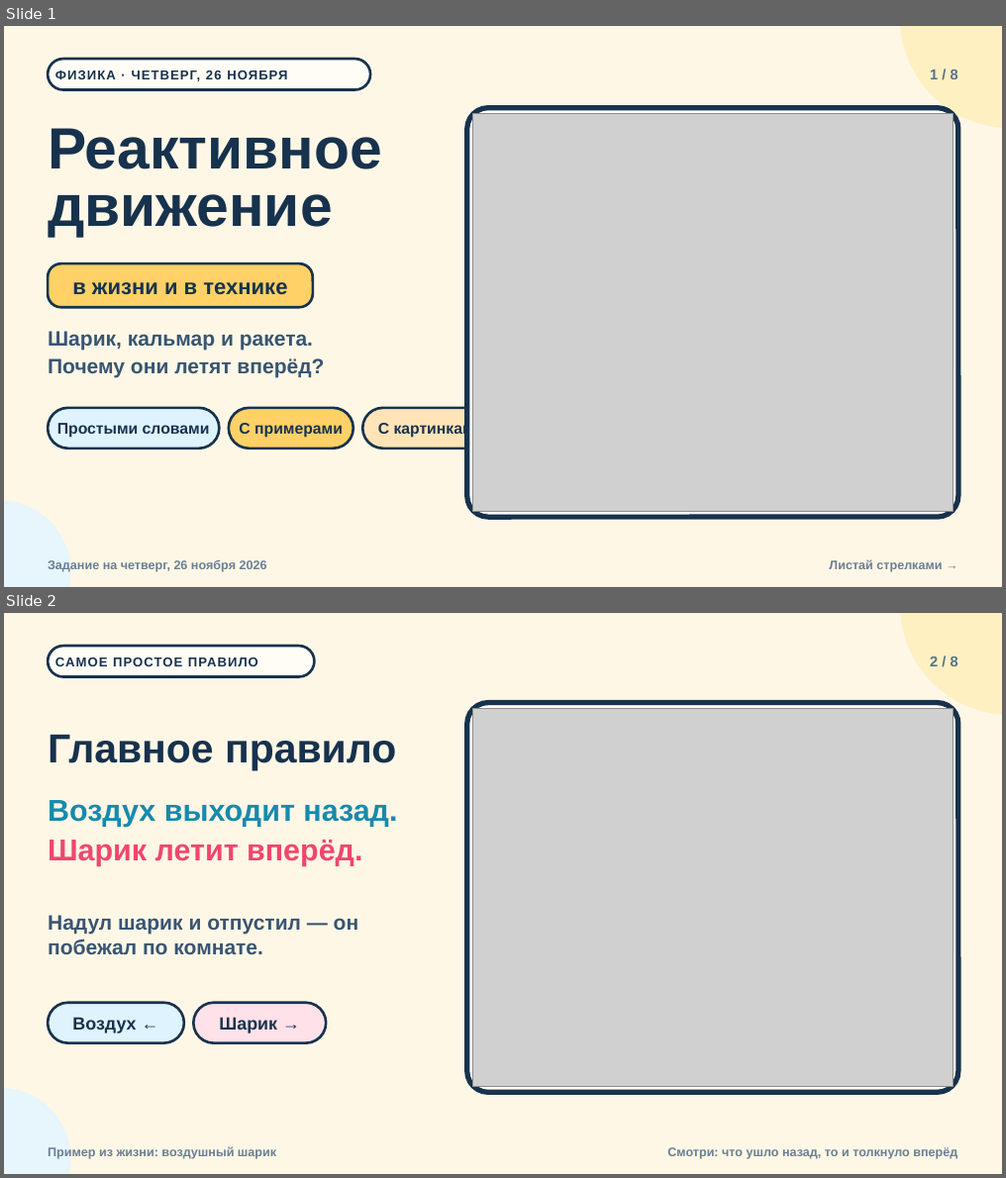
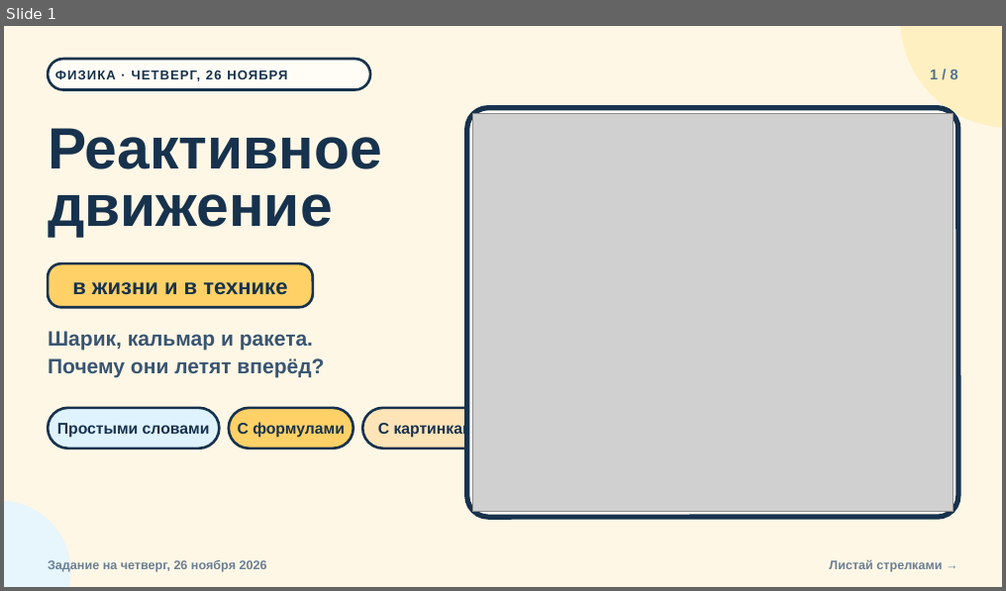
Before and after one commit to NexoMessenger/NexoMessenger, a slide deck: presentations/reaktivnoe-dvizhenie/reaktivnoe-dvizhenie.pptx. Shown one above the other, each under a label of ours: slides 1 and 2 before the commit, slide 1 after it. The pictures are 1006x1178 and 1006x591 pixels, drawn with LibreOffice and Linux fonts; fonts in the diff are those of the drawing; grey boxes stand for pictures. Boxes give left, top, right and bottom in pixels: in the first picture for what was removed or moved away, otherwise in the second. Text is boxed around its words. In the diff, an @@ line names an element or a change of style, - is before the commit and + after.

```diff
--- a/presentations/reaktivnoe-dvizhenie/reaktivnoe-dvizhenie.pptx
+++ b/presentations/reaktivnoe-dvizhenie/reaktivnoe-dvizhenie.pptx
@@ slide 2 removed at bbox=[4, 613, 1002, 1174], background #FFF7E6 @@
@@ ellipse removed at bbox=[901, 613, 1002, 715] @@
@@ rounded rectangle removed at bbox=[48, 646, 314, 677] @@
@@ text removed at bbox=[55, 658, 258, 666] @@
-САМОЕ ПРОСТОЕ ПРАВИЛО
@@ text removed at bbox=[930, 657, 958, 666] @@
-2 / 8
@@ rounded rectangle removed at bbox=[467, 703, 958, 1093] @@
@@ picture removed at bbox=[472, 708, 953, 1087] @@
@@ text removed at bbox=[48, 734, 396, 771] @@
-Главное правило
@@ text removed at bbox=[48, 800, 397, 866] @@
-Воздух выходит назад.
-Шарик летит вперёд.
@@ text removed at bbox=[48, 915, 359, 955] @@
-Надул шарик и отпустил — он побежал по комнате.
@@ rounded rectangle removed at bbox=[48, 1003, 183, 1044] @@
@@ text removed at bbox=[72, 1017, 136, 1034] @@
-Воздух ←
@@ rounded rectangle removed at bbox=[193, 1003, 326, 1044] @@
@@ text removed at bbox=[219, 1017, 277, 1034] @@
-Шарик →
@@ ellipse removed at bbox=[4, 1088, 70, 1174] @@
@@ text removed at bbox=[48, 1147, 276, 1159] @@
-Пример из жизни: воздушный шарик
@@ text removed at bbox=[667, 1148, 957, 1159] @@
-Смотри: что ушло назад, то и толкнуло вперёд
@@ slide 1 changed as well @@
@@ text at bbox=[238, 422, 345, 438]: text changed @@
-С примерами
+С формулами
```
Also in this commit, not shown: 7 slides added, 6 other slides removed, 5 other files.
